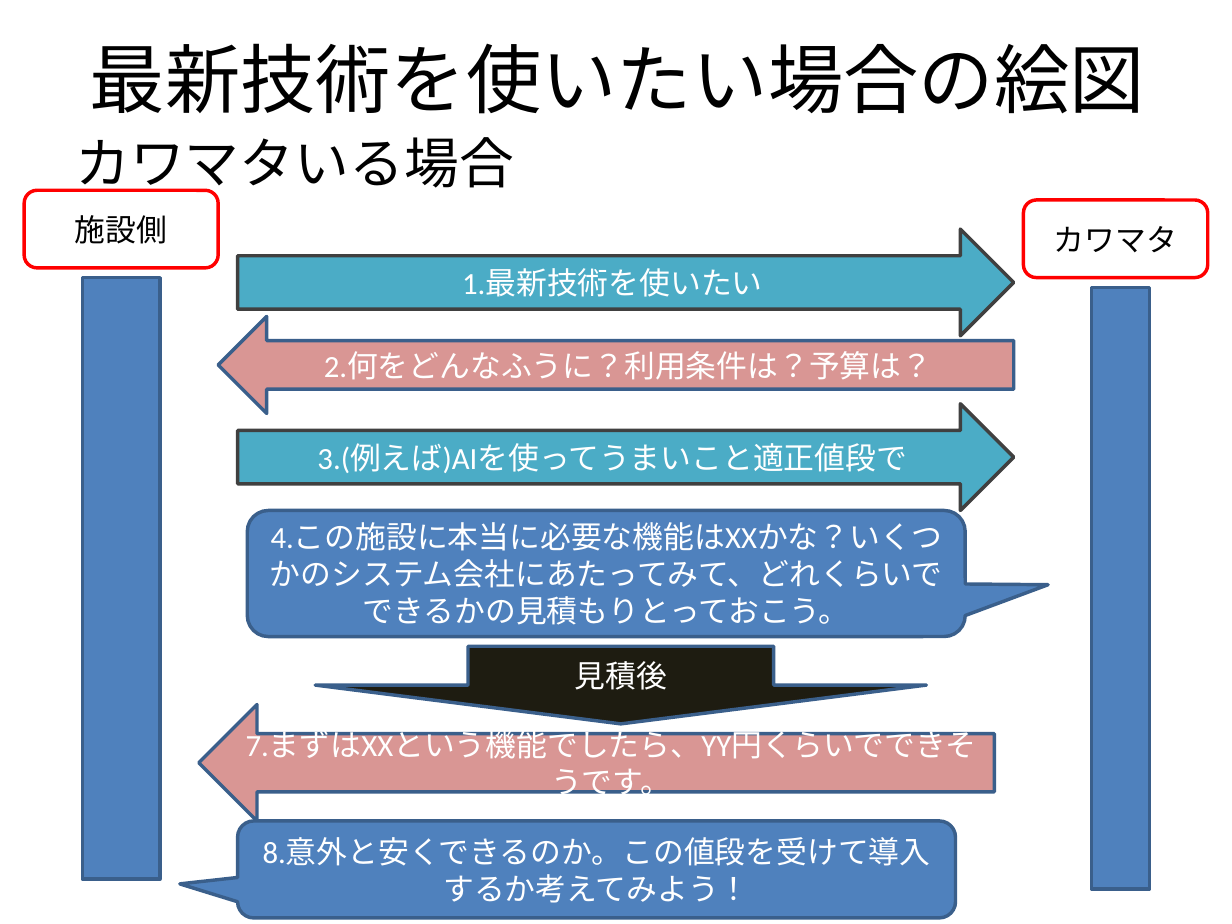
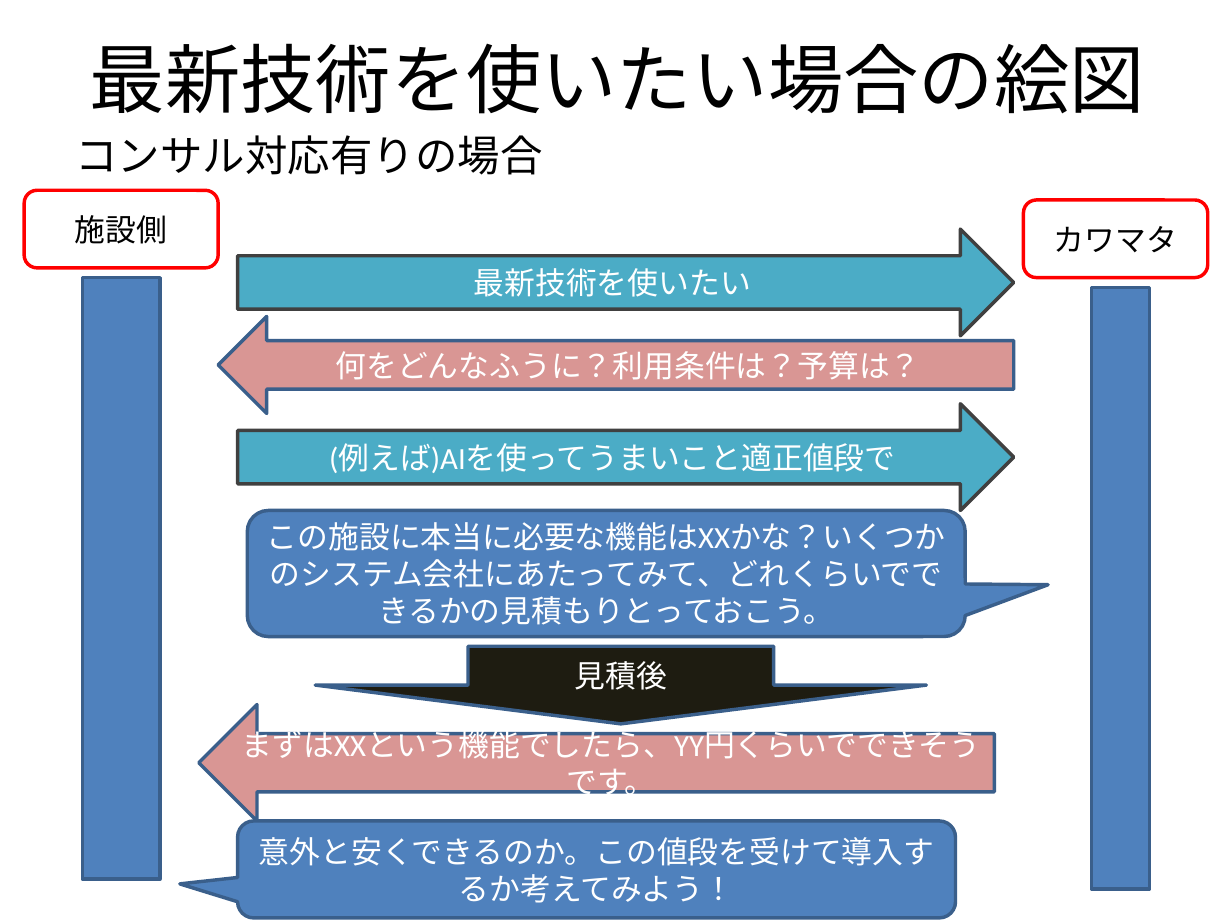
Before and after one commit to tasto/util, a slide deck: slide 14 of 資料/福祉ITコンサルの可能性について.pptx (slide 9 before the commit). Drawn at 1232x924 pixels with LibreOffice and Linux fonts; fonts in the diff are those of the drawing. Boxes give left, top, right and bottom in pixels: in the first picture for what was removed or moved away, otherwise in the second. Text is boxed around its words. In the diff, an @@ line names an element or a change of style, - is before the commit and + after.

```diff
--- a/資料/福祉ITコンサルの可能性について.pptx
+++ b/資料/福祉ITコンサルの可能性について.pptx
@@ text at box(75, 135, 542, 175): text changed; size 32 to 24.8 pt @@
-カワマタいる場合
+コンサル対応有りの場合
@@ text in right arrow at box(474, 268, 751, 297): text changed @@
-1.最新技術を使いたい
+最新技術を使いたい
@@ text in left arrow at box(336, 351, 921, 380): text changed @@
-2.何をどんなふうに？利用条件は？予算は？
+何をどんなふうに？利用条件は？予算は？
@@ text in right arrow at box(329, 443, 895, 473): text changed @@
-3.(例えば)AIを使ってうまいこと適正値段で
+(例えば)AIを使ってうまいこと適正値段で
@@ text in rounded speech box at box(267, 522, 946, 625): text changed @@
-4.この施設に本当に必要な機能はXXかな？いくつかのシステム会社にあたってみて、どれくらいでできるかの見積もりとっておこう。
+この施設に本当に必要な機能はXXかな？いくつかのシステム会社にあたってみて、どれくらいでできるかの見積もりとっておこう。
@@ text in left arrow at box(242, 725, 981, 802): text changed @@
-7.まずはXXという機能でしたら、YY円くらいでできそうです。
+まずはXXという機能でしたら、YY円くらいでできそうです。
@@ text in rounded speech box at box(259, 837, 934, 903): text changed @@
-8.意外と安くできるのか。この値段を受けて導入するか考えてみよう！
+意外と安くできるのか。この値段を受けて導入するか考えてみよう！
```
Also in this commit, not shown: 9 other slides changed, 11 slides added, 1 slide removed.
